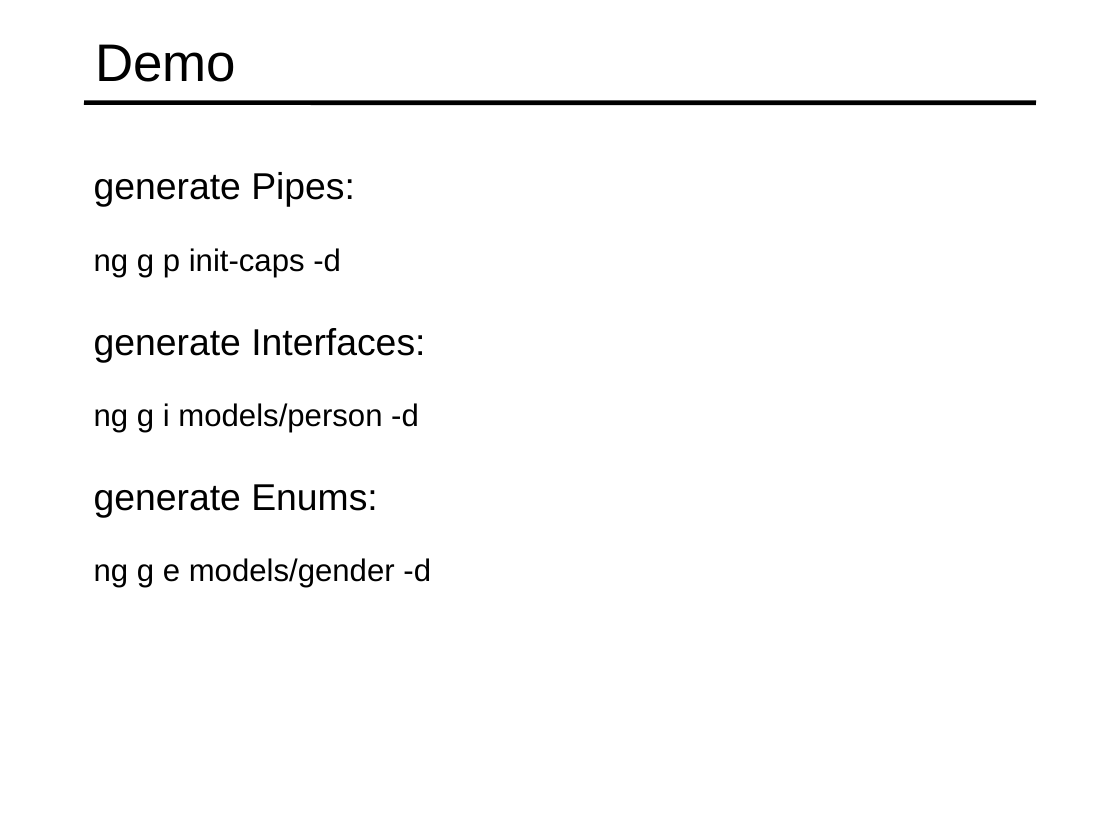
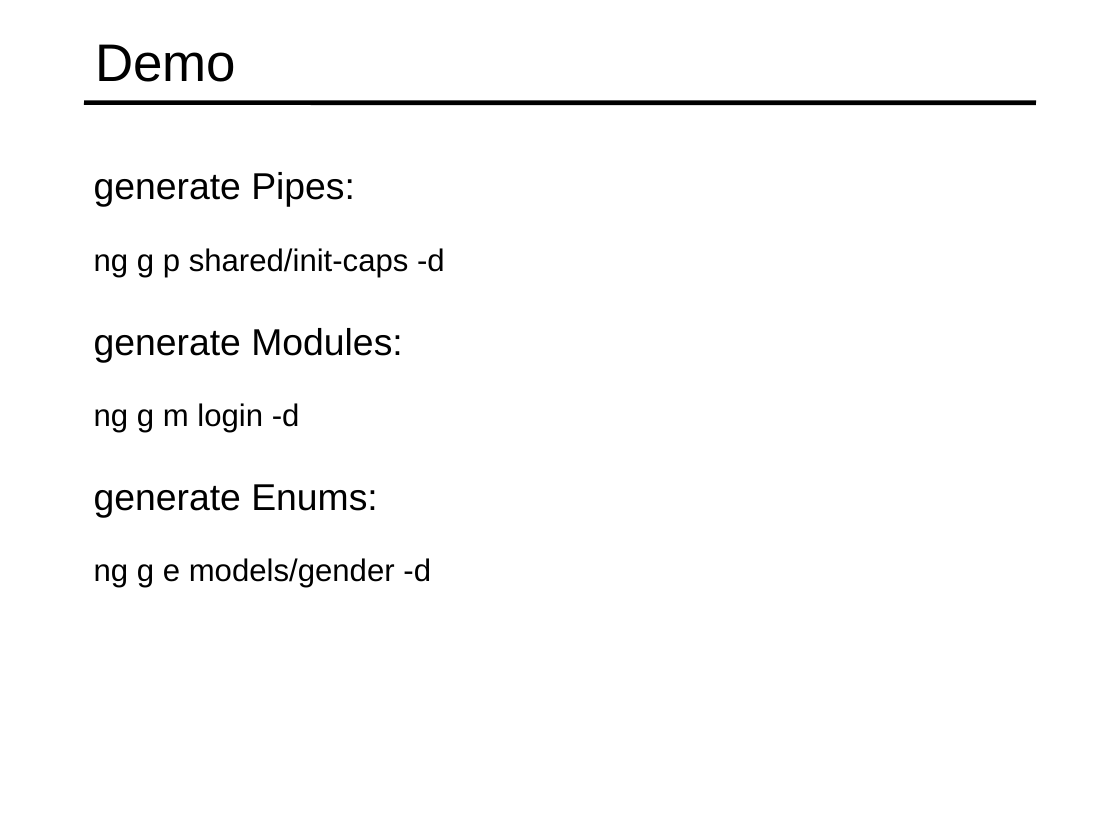
Before and after one commit to specter01wj/Jago_Link_Training, a slide deck: slide 12 of Angular/Angular7/Angular CLI/4.Generating Code from Blueprints/L4_Generating Code from Blueprints.ppt. Drawn at 1120x840 pixels with LibreOffice and Linux fonts; fonts in the diff are those of the drawing. Boxes give left, top, right and bottom in pixels: in the first picture for what was removed or moved away, otherwise in the second. Text is boxed around its words. In the diff, an @@ line names an element or a change of style, - is before the commit and + after.

Commit message:
09/05/2019 v1

```diff
--- a/Angular/Angular7/Angular CLI/4.Generating Code from Blueprints/L4_Generating Code from Blueprints.ppt
+++ b/Angular/Angular7/Angular CLI/4.Generating Code from Blueprints/L4_Generating Code from Blueprints.ppt
@@ text at <box>94,248,445,277</box>: text changed @@
-  ng g p init-caps -d
+  ng g p shared/init-caps -d
@@ text at <box>94,328,402,362</box>: text changed @@
-  generate Interfaces:
+  generate Modules:
@@ text at <box>94,403,300,432</box>: text changed @@
-  ng g i models/person -d
+  ng g m login -d
```
